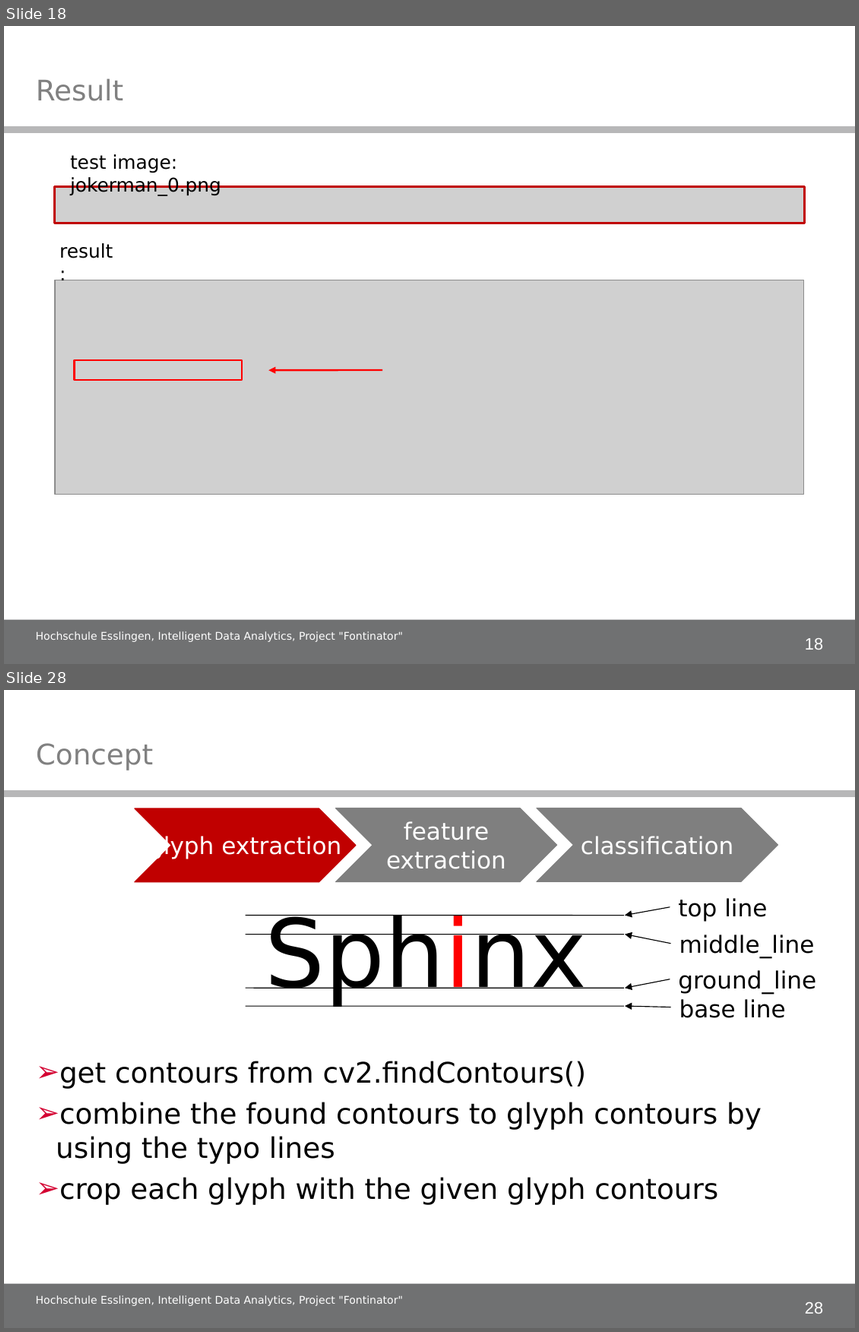
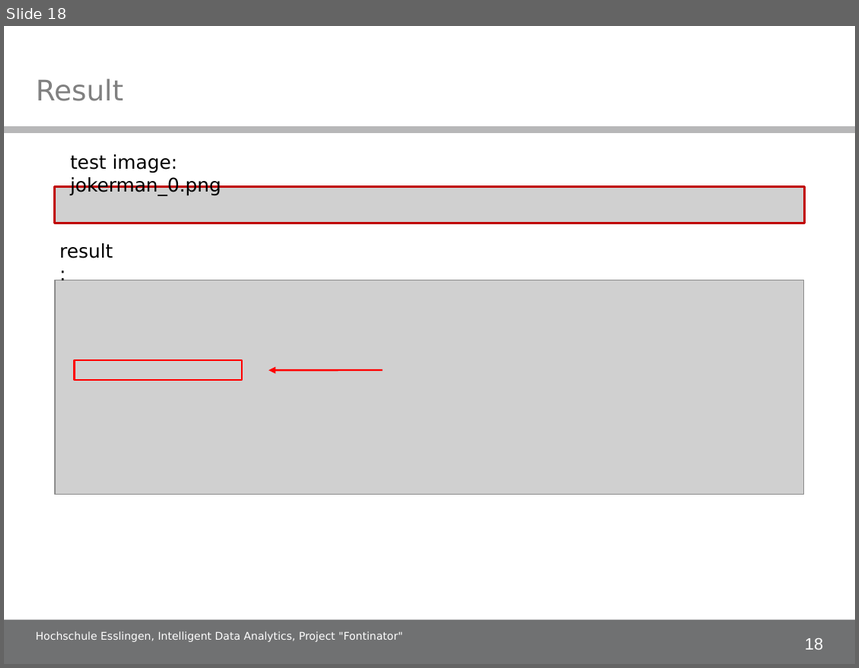
Before and after one commit to alex-ta/Fontinator, a slide deck: Documents/IDA_project_presentation.ppt. Shown one above the other, each under a label of ours: slides 18 and 28 before the commit, slide 18 after it; the slides between them are not shown. The pictures are 859x1332 and 859x668 pixels, drawn with LibreOffice and Linux fonts; fonts in the diff are those of the drawing; grey boxes stand for pictures; background and template pictures are left out. Boxes give left, top, right and bottom in pixels: in the first picture for what was removed or moved away, otherwise in the second. Text is boxed around its words. In the diff, an @@ line names an element or a change of style, - is before the commit and + after.

```diff
--- a/Documents/IDA_project_presentation.ppt
+++ b/Documents/IDA_project_presentation.ppt
@@ slide 28 removed at [4,690,855,1328], background #FFFFFF; not listed: 3 template elements that a slide beside it also shows @@
@@ title removed at [36,743,153,770] @@
-Concept
@@ freeform shape removed at [134,809,356,882] @@
-glyph extraction
@@ freeform shape removed at [336,809,557,882] @@
-feature extraction
@@ freeform shape removed at [537,809,778,882] @@
-classification
@@ text removed at [36,915,762,1205] @@
-Sphinx
-➢ get contours from cv2.findContours()
-➢ combine the found contours to glyph contours by using the typo lines
-➢ crop each glyph with the given glyph contours
@@ line removed from (246, 916) to (623, 916) @@
@@ arrow removed from (670, 907) to (624, 916) @@
@@ text removed at [678,898,767,921] @@
-top line
@@ line removed from (246, 934) to (623, 934) @@
@@ arrow removed from (671, 944) to (624, 934) @@
@@ text removed at [680,935,815,958] @@
-middle_line
@@ arrow removed from (670, 980) to (624, 988) @@
@@ text removed at [678,970,816,993] @@
-ground_line
@@ line removed from (246, 988) to (623, 988) @@
@@ line removed from (246, 1007) to (623, 1007) @@
@@ arrow removed from (671, 1008) to (624, 1006) @@
@@ text removed at [680,999,786,1018] @@
-base line
@@ text removed at [36,1296,403,1306] @@
-Hochschule Esslingen, Intelligent Data Analytics, Project "Fontinator"
```
Also in this commit, not shown: 19 slides changed, 14 other slides removed.
